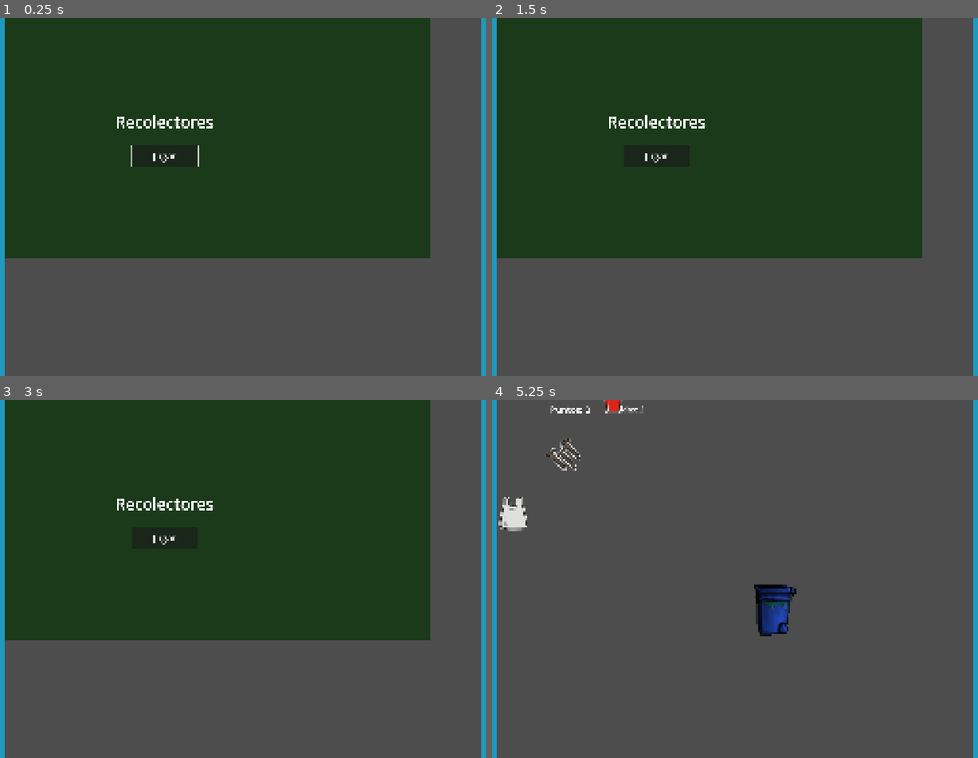
Above: before the commit, frames 1-4 (two rows, left to right).
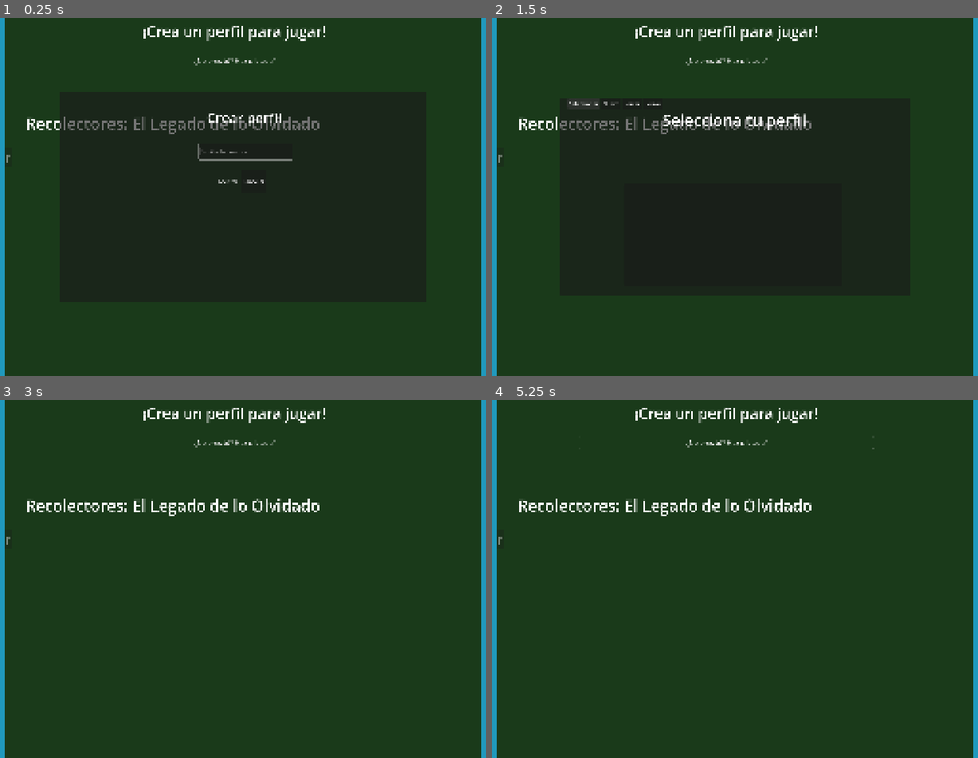
Above: after the commit, the same moments.

Repository: luisangelreyes/proyecto-firefly
Game: Godot game, scene res://scenes/menu/gabinete_arcade.tscn
Same seed, same stepped clock (60 frames per second), same inputs: the game is played once before the commit and once after it. The engine's default icon, where the game draws it, is replaced by a stand-in: a white triangle on a blue panel in a dark square.
Inputs (mouse positions are in pixels of both pictures, inside the frame that each line leads up to):
- Up to frame 1 (0.25 s): no input
- Up to frame 2 (1.5 s): click (725, 60) at 0.5 s, where only the run after the commit has a clickable "¿No eres tú? Haz clic aquí"; click (584, 103) at 1.25 s, where only the run after the commit has a clickable "Seleccionar"
- Up to frame 3 (3 s): click (140, 485) at 2 s, where only the run after the commit has a clickable "Borrar"; click (160, 485) at 2.75 s, where only the run after the commit has a clickable "Cerrar"
- Up to frame 4 (5.25 s): click (657, 539) at 3.5 s, where only the run before the commit has a clickable "Jugar"; tap Enter (reiniciar) at 4.25, 4.35 s; hold Right (mover_derecha) 4.28-5.03 s; hold Left (mover_izquierda) from 5.03 s (still down); tap Up (cambiar_tacho) at 5.1 s

The runs differ from the first frame. In frame 1, 42% of the frame differs, in the area x 0-100%, y 0-100%; in frame 2, 51%; in frame 3, 41%; in frame 4, 98%.

Commit message:
Añadir creacion de perfil (RF1) y crear nuevo juego,continuar (RF6-RF5)

Diff:
--- a/entities/basura/basura.gd
+++ b/entities/basura/basura.gd
@@ -30,8 +30,8 @@
 
 func _process(delta):
 	position.y += velocidad_caida * delta
-
-	if position.y > 800:
+	# Ahora la destruimos más abajo de 1080
+	if position.y > 1200:
 		queue_free()
 
 func configurar_textura():
--- a/entities/jugador/barbara.gd
+++ b/entities/jugador/barbara.gd
@@ -11,7 +11,7 @@
 var bote_activo = 0 # 0 = Orgánico (Verde), 1 = Inorgánico (Azul)
 
 # Límite de la pantalla para que no se salga (480px de ancho)
-var limite_pantalla_x = 960
+var limite_pantalla_x = 1440
 
 func _ready():
 	# Esta función se ejecuta una sola vez al nacer la escena.
--- a/project.godot
+++ b/project.godot
@@ -15,11 +15,20 @@
 config/features=PackedStringArray("4.6", "GL Compatibility")
 config/icon="res://assets/ui/icon.svg"
 
+[autoload]
+
+SesionGlobal="*uid://dx15cat8lmch7"
+
 [display]
 
 window/size/viewport_width=1920
 window/size/viewport_height=1080
 window/stretch/mode="canvas_items"
+
+[editor]
+
+version_control/plugin_name="GitPlugin"
+version_control/autoload_on_startup=true
 
 [input]
 
--- a/scenes/menu/gabinete_arcade.tscn
+++ b/scenes/menu/gabinete_arcade.tscn
@@ -1,6 +1,6 @@
 [gd_scene format=3 uid="uid://c0afqsllhtymw"]
 
-[ext_resource type="Script" uid="uid://jwqrla0gney0" path="res://scenes/menu/gabinete_arcade.gd" id="1_xo55o"]
+[ext_resource type="Script" uid="uid://jwqrla0gney0" path="res://scripts/gabinete_arcade.gd" id="1_xo55o"]
 [ext_resource type="PackedScene" uid="uid://c601praiasd6j" path="res://scenes/niveles/nivel.tscn" id="2_yvim4"]
 [ext_resource type="PackedScene" uid="uid://cw0k7ilht52a" path="res://scenes/menu/menu.tscn" id="3_djejt"]
 
--- a/scenes/menu/menu.gd
+++ /dev/null
@@ -1,21 +0,0 @@
-extends Control # (O el tipo de nodo que tengas como raíz del menú)
-
-func _ready():
-	# Conectamos la señal del botón en código (Esto se queda igual, ¡es muy buena práctica!)
-	$VBoxContainer/Button.pressed.connect(_on_boton_jugar_presionado)
-	$VBoxContainer/Button.grab_focus()
-func _on_boton_jugar_presionado():
-	# --- NUEVA LÓGICA DE CAMBIO DE ESCENA ---
-
-	# Escalamos el árbol de nodos para encontrar al Director:
-	# 1er get_parent() = El SubViewport (El televisor virtual)
-	# 2do get_parent() = El SubViewportContainer (El mueble del televisor)
-	# 3er get_parent() = El GabineteArcade (El dueño de todo)
-	var director_gabinete = get_parent().get_parent().get_parent()
-
-	# Programación defensiva: Verificamos que realmente hayamos encontrado al gabinete
-	# y que tenga la función que necesitamos antes de llamarla.
-	if director_gabinete.has_method("iniciar_juego"):
-		director_gabinete.iniciar_juego()
-	else:
-		print("Error: No se pudo encontrar al GabineteArcade para iniciar el juego.")
--- a/scenes/menu/menu.tscn
+++ b/scenes/menu/menu.tscn
@@ -1,57 +1,189 @@
 [gd_scene format=3 uid="uid://cw0k7ilht52a"]
 
-[ext_resource type="Script" uid="uid://bwaggakiu61tq" path="res://scenes/menu/menu.gd" id="1_lti8b"]
+[ext_resource type="Script" uid="uid://bwaggakiu61tq" path="res://scripts/menu.gd" id="1_lti8b"]
+
+[sub_resource type="FontVariation" id="FontVariation_klgdb"]
 
 [node name="Menu" type="Control" unique_id=14681704]
 layout_mode = 3
-anchors_preset = 0
-offset_left = 210.0
-offset_top = 341.0
-offset_right = 270.0
-offset_bottom = 381.0
+anchors_preset = 15
+anchor_right = 1.0
+anchor_bottom = 1.0
+grow_horizontal = 2
+grow_vertical = 2
 script = ExtResource("1_lti8b")
 
 [node name="ColorRect" type="ColorRect" parent="." unique_id=623834596]
+layout_mode = 1
+anchors_preset = -1
+anchor_left = -3.45
+anchor_top = -8.5
+anchor_right = 28.692001
+anchor_bottom = 18.387001
+offset_left = 6.0
+offset_top = -13.0
+offset_right = 5.9804688
+offset_bottom = -12.980469
+grow_horizontal = 2
+grow_vertical = 2
+color = Color(0.101960786, 0.22745098, 0.101960786, 1)
+
+[node name="Label" type="Label" parent="." unique_id=1102679148]
+layout_mode = 0
+offset_left = 65.0
+offset_top = 285.0
+offset_right = 953.0
+offset_bottom = 352.0
+theme_override_font_sizes/font_size = 48
+text = "Recolectores: El Legado de lo Olvidado"
+vertical_alignment = 3
+
+[node name="BotonJugar" type="Button" parent="." unique_id=2048951022]
 layout_mode = 1
 anchors_preset = 8
 anchor_left = 0.5
 anchor_top = 0.5
 anchor_right = 0.5
 anchor_bottom = 0.5
-offset_left = -242.5
-offset_top = -360.5
-offset_right = 1043.0
-offset_bottom = 363.0
+offset_left = -791.0
+offset_top = -147.0
+offset_right = -695.0
+offset_bottom = -89.99884
 grow_horizontal = 2
 grow_vertical = 2
-color = Color(0.101960786, 0.22745098, 0.101960786, 1)
+theme_override_font_sizes/font_size = 35
+text = "Jugar"
 
-[node name="VBoxContainer" type="VBoxContainer" parent="." unique_id=872113476]
+[node name="CajaBienvenida" type="VBoxContainer" parent="." unique_id=872113476]
 layout_mode = 1
-anchors_preset = -1
-anchor_left = 0.81666666
-anchor_top = -6.1375
-anchor_right = 8.333333
-anchor_bottom = 7.2875
-offset_left = -148.0
-offset_top = -83.5
-offset_right = 148.0
-offset_bottom = 83.5
+anchors_preset = 8
+anchor_left = 0.5
+anchor_top = 0.5
+anchor_right = 0.5
+anchor_bottom = 0.5
+offset_left = -470.0
+offset_top = -635.0
+offset_right = 418.0
+offset_bottom = -289.0
 grow_horizontal = 2
 grow_vertical = 2
 theme_override_constants/separation = 40
 alignment = 1
-metadata/_edit_use_anchors_ = true
 
-[node name="Label" type="Label" parent="VBoxContainer" unique_id=1102679148]
+[node name="TextoNombre" type="Label" parent="CajaBienvenida" unique_id=276903915]
 layout_mode = 2
-theme_override_font_sizes/font_size = 48
-text = "Recolectores"
+theme_override_fonts/font = SubResource("FontVariation_klgdb")
+theme_override_font_sizes/font_size = 45
+text = "¡ Bienvenido, Jugador!"
 horizontal_alignment = 1
 
-[node name="Button" type="Button" parent="VBoxContainer" unique_id=132114443]
-custom_minimum_size = Vector2(200, 60)
+[node name="BotonCambiar" type="Button" parent="CajaBienvenida" unique_id=556695261]
 layout_mode = 2
-size_flags_horizontal = 4
-theme_override_font_sizes/font_size = 28
-text = "Jugar"
+theme_override_font_sizes/font_size = 20
+text = "¿No eres tú? Haz clic aquí"
+flat = true
+
+[node name="VentanaPerfiles" type="Panel" parent="." unique_id=239884790]
+visible = false
+layout_mode = 1
+anchors_preset = 8
+anchor_left = 0.5
+anchor_top = 0.5
+anchor_right = 0.5
+anchor_bottom = 0.5
+offset_left = -528.5
+offset_top = -297.0
+offset_right = 528.5
+offset_bottom = 297.0
+grow_horizontal = 2
+grow_vertical = 2
+
+[node name="Titulo" type="Label" parent="VentanaPerfiles" unique_id=1710653568]
+layout_mode = 0
+offset_left = 310.0
+offset_top = 32.0
+offset_right = 742.0
+offset_bottom = 97.0
+theme_override_font_sizes/font_size = 47
+text = "Selecciona tu perfil"
+horizontal_alignment = 1
+
+[node name="ListaPerfiles" type="ItemList" parent="VentanaPerfiles" unique_id=1890280634]
+layout_mode = 0
+offset_left = 191.5
+offset_top = 259.0
+offset_right = 849.5
+offset_bottom = 565.0
+
+[node name="CajaBotones" type="HBoxContainer" parent="VentanaPerfiles" unique_id=359723658]
+layout_mode = 0
+offset_left = 24.0
+offset_right = 327.0
+offset_bottom = 31.0
+
+[node name="BotonSeleccionar" type="Button" parent="VentanaPerfiles/CajaBotones" unique_id=375787620]
+layout_mode = 2
+text = "Seleccionar"
+
+[node name="BotonNuevo" type="Button" parent="VentanaPerfiles/CajaBotones" unique_id=856684522]
+layout_mode = 2
+text = "Nuevo"
+
+[node name="BotonBorrar" type="Button" parent="VentanaPerfiles/CajaBotones" unique_id=1913930430]
+layout_mode = 2
+text = "Borrar"
+
+[node name="BotonCerrar" type="Button" parent="VentanaPerfiles/CajaBotones" unique_id=1215941046]
+layout_mode = 2
+text = "Cerrar"
+
+[node name="VentanaNuevo" type="Panel" parent="." unique_id=256666432]
+visible = false
+layout_mode = 1
+anchors_preset = 8
+anchor_left = 0.5
+anchor_top = 0.5
+anchor_right = 0.5
+anchor_bottom = 0.5
+offset_left = -551.5
+offset_top = -316.5
+offset_right = 551.5
+offset_bottom = 316.5
+grow_horizontal = 2
+grow_vertical = 2
+
+[node name="Titulo" type="Label" parent="VentanaNuevo" unique_id=1923516526]
+layout_mode = 0
+offset_left = 443.0
+offset_top = 49.0
+offset_right = 667.0
+offset_bottom = 106.0
+theme_override_font_sizes/font_size = 41
+text = "Crear perfil"
+horizontal_alignment = 1
+
+[node name="EntradaNombre" type="LineEdit" parent="VentanaNuevo" unique_id=792161574]
+layout_mode = 0
+offset_left = 418.0
+offset_top = 156.0
+offset_right = 699.0
+offset_bottom = 202.0
+placeholder_text = "Escribe tu nombre:"
+
+[node name="CajaBotones" type="HBoxContainer" parent="VentanaNuevo" unique_id=1964655178]
+layout_mode = 0
+offset_left = 337.0
+offset_top = 238.0
+offset_right = 757.0
+offset_bottom = 302.0
+alignment = 1
+
+[node name="BotonAceptar" type="Button" parent="VentanaNuevo/CajaBotones" unique_id=199225387]
+layout_mode = 2
+text = "Aceptar"
+flat = true
+
+[node name="BotonCancelar" type="Button" parent="VentanaNuevo/CajaBotones" unique_id=1267034720]
+layout_mode = 2
+text = "Cancelar"
+alignment = 2
--- a/scenes/niveles/nivel.gd
+++ /dev/null
@@ -1,74 +0,0 @@
-extends Node2D
-
-var lista_canciones = [
-	preload("res://assets/audio/music/musica_1.ogg"), # Asegúrate de que estos nombres coincidan con los tuyos
-	preload("res://assets/audio/music/musica_2.ogg"),
-	preload("res://assets/audio/music/musica_3.ogg"),
-	preload("res://assets/audio/music/musica_4.ogg"),
-	preload("res://assets/audio/music/musica_5.ogg"),
-	preload("res://assets/audio/music/musica_6.ogg"),
-	preload("res://assets/audio/music/musica_C.ogg")
-]
-
-var escena_basura = preload("res://entities/basura/basura.tscn")
-var tiempo_normal = 0.5
-func _ready():
-	$MusicaFondo.pitch_scale = 1.0
-	if lista_canciones.size() > 0:
-		var indice_aleatorio = randi() % lista_canciones.size()
-		$MusicaFondo.stream = lista_canciones[indice_aleatorio]
-		$MusicaFondo.play()
-
-func _on_timer_timeout():
-	$Timer.wait_time = tiempo_normal
-	var probabilidad = randi() % 100
-
-	# Cambié a < 25 para que los patrones salgan con más frecuencia,
-	# pero puedes dejarlo en 5 si quieres que sean muy raros.
-	if probabilidad < 25:
-		lanzar_patron_aleatorio()
-	else:
-		lanzar_basura_normal()
-
-func lanzar_basura_normal():
-	if not has_node("Barbara"):
-		return
-
-	var posicion_eli = $Barbara.position.x
-	var nuevo_x = posicion_eli + randf_range(-300, 300)
-	nuevo_x = clamp(nuevo_x, 50, 910)
-
-	var basura = escena_basura.instantiate()
-	basura.position = Vector2(nuevo_x, -50)
-	add_child(basura)
-
-	# --- NUEVO: ASIGNAR TIPO Y TEXTURA ---
-	basura.tipo_basura = randi() % 2 # Elige 0 o 1 al azar
-	basura.configurar_textura()      # Llama a la función que hicimos en basura.gd
-
-func lanzar_patron_aleatorio():
-	patron_diagonal()
-	$Timer.wait_time = tiempo_normal + 1.5
-	$Timer.start()
-
-func patron_diagonal():
-	var cantidad = 5
-	var tipo_elegido = randi() % 2
-	var x_inicial = randf_range(50, 150)
-
-	for i in range(cantidad):
-		var basura = escena_basura.instantiate()
-		var pos_x = x_inicial + (i * 150)
-		var pos_y = -50 - (i * 180)
-
-		basura.position = Vector2(pos_x, pos_y)
-		add_child(basura)
-
-		# --- ACTUALIZADO: YA NO USAMOS MODULATE (COLORES) ---
-		basura.tipo_basura = tipo_elegido
-		basura.configurar_textura() # Cada pieza de la escalera se disfraza solita
-
-func _process(delta):
-	if $TextoGameOver.visible == true:
-		if Input.is_action_just_pressed("reiniciar"):
-			get_tree().reload_current_scene()
--- a/scenes/niveles/nivel.tscn
+++ b/scenes/niveles/nivel.tscn
@@ -1,6 +1,6 @@
 [gd_scene format=3 uid="uid://c601praiasd6j"]
 
-[ext_resource type="Script" uid="uid://wp574wsyfugx" path="res://scenes/niveles/nivel.gd" id="1_h06de"]
+[ext_resource type="Script" uid="uid://wp574wsyfugx" path="res://scripts/nivel.gd" id="1_h06de"]
 [ext_resource type="PackedScene" uid="uid://be7pb25waefas" path="res://entities/jugador/barbara.tscn" id="2_7gdj4"]
 [ext_resource type="AudioStream" uid="uid://di2lftqfx86fe" path="res://assets/audio/sfx/GameOver.ogg" id="3_7gdj4"]
 
@@ -8,7 +8,7 @@
 script = ExtResource("1_h06de")
 
 [node name="Barbara" parent="." unique_id=1800587545 instance=ExtResource("2_7gdj4")]
-position = Vector2(1000, 650)
+position = Vector2(993, 950)
 
 [node name="Timer" type="Timer" parent="." unique_id=449807207]
 wait_time = 0.5
@@ -32,10 +32,10 @@
 
 [node name="TextoGameOver" type="Label" parent="." unique_id=1589723103]
 visible = false
-offset_left = 180.0
-offset_top = 247.0
-offset_right = 767.0
-offset_bottom = 391.0
+offset_left = 428.0
+offset_top = 417.0
+offset_right = 1015.0
+offset_bottom = 561.0
 theme_override_font_sizes/font_size = 20
 text = "¡JUEGO TERMINADO!
 
--- /dev/null
+++ b/scripts/menu.gd
@@ -0,0 +1,142 @@
+extends Control
+
+# --- Referencias a los nodos ---
+@onready var boton_jugar = $BotonJugar
+@onready var texto_nombre = $CajaBienvenida/TextoNombre
+@onready var boton_cambiar = $CajaBienvenida/BotonCambiar
+
+@onready var ventana_perfiles = $VentanaPerfiles
+@onready var lista_perfiles = $VentanaPerfiles/ListaPerfiles
+
+@onready var ventana_nuevo = $VentanaNuevo
+@onready var entrada_nombre = $VentanaNuevo/EntradaNombre
+
+var nombre_seleccionado_temporal = ""
+
+func _ready():
+	# Conectar botones principales
+	boton_jugar.pressed.connect(_on_boton_jugar)
+	boton_cambiar.pressed.connect(abrir_ventana_perfiles)
+
+	# Conectar botones de Ventana Perfiles
+	$VentanaPerfiles/CajaBotones/BotonSeleccionar.pressed.connect(_on_seleccionar_perfil)
+	$VentanaPerfiles/CajaBotones/BotonNuevo.pressed.connect(abrir_ventana_nuevo)
+	$VentanaPerfiles/CajaBotones/BotonCerrar.pressed.connect(cerrar_ventanas)
+	$VentanaPerfiles/CajaBotones/BotonBorrar.pressed.connect(_on_borrar_perfil)
+
+
+	# Conectar botones de Ventana Nuevo (RF-01)
+	$VentanaNuevo/CajaBotones/BotonAceptar.pressed.connect(_on_crear_nuevo_perfil)
+	$VentanaNuevo/CajaBotones/BotonCancelar.pressed.connect(abrir_ventana_perfiles)
+
+	# Ocultar ventanas flotantes al arrancar
+	cerrar_ventanas()
+
+	# Arranque PopCap: Verificamos si hay perfiles
+	inicializar_sistema()
+
+# --- Lógica de Arranque (RF-05) ---
+func inicializar_sistema():
+	var perfiles = SesionGlobal.cargar_todos_los_perfiles()
+
+	if perfiles.is_empty():
+		# Si no hay nadie, forzamos a crear el primer perfil
+		texto_nombre.text = "¡Crea un perfil para jugar!"
+		boton_jugar.disabled = true
+		abrir_ventana_nuevo()
+	else:
+		# Si hay perfiles, tomamos el último usado (o el primero de la lista)
+		var ultimo_perfil = perfiles.keys()[0]
+		SesionGlobal.cargar_partida(ultimo_perfil)
+		actualizar_bienvenida()
+
+func actualizar_bienvenida():
+	texto_nombre.text = "¡Bienvenido de nuevo, " + SesionGlobal.perfil_actual + "!"
+	boton_jugar.disabled = false
+	boton_jugar.grab_focus()
+
+# --- Gestión de Ventanas Flotantes ---
+func abrir_ventana_perfiles():
+	ventana_nuevo.hide()
+	ventana_perfiles.show()
+
+	# Limpiamos la lista y cargamos los nombres del JSON (RF-02)
+	lista_perfiles.clear()
+	var perfiles = SesionGlobal.cargar_todos_los_perfiles()
+
+	for nombre in perfiles.keys():
+		lista_perfiles.add_item(nombre)
+
+func abrir_ventana_nuevo():
+	ventana_perfiles.hide()
+	ventana_nuevo.show()
+	entrada_nombre.text = ""
+	entrada_nombre.grab_focus()
+
+func cerrar_ventanas():
+	ventana_perfiles.hide()
+	ventana_nuevo.hide()
+
+# --- Acciones de Botones ---
+func _on_crear_nuevo_perfil():
+	var nuevo_nombre = entrada_nombre.text.strip_edges()
+
+	if nuevo_nombre != "":
+		# RF-01: Creamos el perfil y lo cargamos
+		SesionGlobal.iniciar_nueva_partida(nuevo_nombre)
+		cerrar_ventanas()
+		actualizar_bienvenida()
+func _on_borrar_perfil():
+	print("--- INICIANDO PROTOCOLO DE BORRADO ---")
+
+	# Sospechoso 1: ¿Seleccionaste un nombre?
+	var items_seleccionados = lista_perfiles.get_selected_items()
+	print("Items seleccionados: ", items_seleccionados.size())
+
+	if items_seleccionados.size() > 0:
+		var indice = items_seleccionados[0]
+		var nombre_a_borrar = lista_perfiles.get_item_text(indice)
+		print("Intentando borrar el perfil: ", nombre_a_borrar)
+
+		var perfiles = SesionGlobal.cargar_todos_los_perfiles()
+
+		# Sospechoso 2: ¿Existe en el diccionario?
+		if perfiles.has(nombre_a_borrar):
+			perfiles.erase(nombre_a_borrar)
+			print("Perfil eliminado de la memoria. Guardando JSON...")
+
+			var archivo = FileAccess.open(SesionGlobal.ruta_guardado, FileAccess.WRITE)
+			archivo.store_string(JSON.stringify(perfiles, "\t"))
+			archivo.close()
+
+			print("¡JSON sobrescrito con éxito!")
+
+			# Refrescamos la UI
+			abrir_ventana_perfiles()
+
+			if perfiles.is_empty():
+				print("Ya no quedan perfiles. Reiniciando menú...")
+				cerrar_ventanas()
+				inicializar_sistema()
+		else:
+			print("ERROR: El nombre está en la lista visual, pero no en el archivo JSON.")
+	else:
+		print("AVISO: Hiciste clic en Borrar, pero no habías seleccionado a nadie en la lista.")
+
+func _on_seleccionar_perfil():
+	var items_seleccionados = lista_perfiles.get_selected_items()
+
+	if items_seleccionados.size() > 0:
+		# Obtenemos el texto del item que el jugador seleccionó en la lista
+		var indice = items_seleccionados[0]
+		var nombre = lista_perfiles.get_item_text(indice)
+
+		# RF-02: Cargamos la partida
+		SesionGlobal.cargar_partida(nombre)
+		cerrar_ventanas()
+		actualizar_bienvenida()
+
+func _on_boton_jugar():
+	var director_gabinete = get_parent().get_parent().get_parent()
+	if director_gabinete.has_method("iniciar_juego"):
+		director_gabinete.iniciar_juego()
--- /dev/null
+++ b/scripts/nivel.gd
@@ -0,0 +1,77 @@
+extends Node2D
+
+var lista_canciones = [
+	preload("res://assets/audio/music/musica_1.ogg"), # Asegúrate de que estos nombres coincidan con los tuyos
+	preload("res://assets/audio/music/musica_2.ogg"),
+	preload("res://assets/audio/music/musica_3.ogg"),
+	preload("res://assets/audio/music/musica_4.ogg"),
+	preload("res://assets/audio/music/musica_5.ogg"),
+	preload("res://assets/audio/music/musica_6.ogg"),
+	preload("res://assets/audio/music/musica_C.ogg")
+]
+
+var escena_basura = preload("res://entities/basura/basura.tscn")
+var tiempo_normal = 0.5
+func _ready():
+	$MusicaFondo.pitch_scale = 1.0
+	if lista_canciones.size() > 0:
+		var indice_aleatorio = randi() % lista_canciones.size()
+		$MusicaFondo.stream = lista_canciones[indice_aleatorio]
+		$MusicaFondo.play()
+
+func _on_timer_timeout():
+	$Timer.wait_time = tiempo_normal
+	var probabilidad = randi() % 100
+
+	# Cambié a < 25 para que los patrones salgan con más frecuencia,
+	# pero puedes dejarlo en 5 si quieres que sean muy raros.
+	if probabilidad < 25:
+		lanzar_patron_aleatorio()
+	else:
+		lanzar_basura_normal()
+
+func lanzar_basura_normal():
+	if not has_node("Barbara"):
+		return
+
+	var posicion_eli = $Barbara.position.x
+	var nuevo_x = posicion_eli + randf_range(-400, 400) # Rango un poco más amplio
+	nuevo_x = clamp(nuevo_x, 50, 1390)
+
+	var basura = escena_basura.instantiate()
+	basura.position = Vector2(nuevo_x, -50)
+	add_child(basura)
+
+	# --- NUEVO: ASIGNAR TIPO Y TEXTURA ---
+	basura.tipo_basura = randi() % 2 # Elige 0 o 1 al azar
+	basura.configurar_textura()      # Llama a la función que hicimos en basura.gd
+
+func lanzar_patron_aleatorio():
+	patron_diagonal()
+	$Timer.wait_time = tiempo_normal + 1.5
+	$Timer.start()
+
+func patron_diagonal():
+	var cantidad = 5
+	var tipo_elegido = randi() % 2
+
+	# La pantalla ahora mide 1440, podemos empezar la escalera más a la derecha
+	var x_inicial = randf_range(100, 400)
+
+	for i in range(cantidad):
+		var basura = escena_basura.instantiate()
+
+		# Separamos un poco más los residuos para que cubran más pantalla
+		var pos_x = x_inicial + (i * 200)
+		var pos_y = -50 - (i * 220)
+
+		basura.position = Vector2(pos_x, pos_y)
+		add_child(basura)
+
+		basura.tipo_basura = tipo_elegido
+		basura.configurar_textura()
+
+func _process(delta):
+	if $TextoGameOver.visible == true:
+		if Input.is_action_just_pressed("reiniciar"):
+			get_tree().reload_current_scene()
--- /dev/null
+++ b/scripts/sesion_global.gd
@@ -0,0 +1,70 @@
+extends Node
+
+# Variables de Sesión Actual
+var perfil_actual = "Invitado"
+var puntaje = 0
+var vidas = 3
+var combo = 1
+var nivel_actual = 1
+
+# Ruta segura para guardar datos localmente
+var ruta_guardado = "user://perfiles_recolectores.json"
+
+# --- RF-01 y RF-06: Crear nueva partida y guardar perfil ---
+func iniciar_nueva_partida(nombre_jugador: String):
+	perfil_actual = nombre_jugador
+	puntaje = 0
+	vidas = 3
+	combo = 1
+	nivel_actual = 1
+
+	# Guardamos inmediatamente para que el perfil exista
+	guardar_progreso()
+
+# --- Funciones Internas de Archivos JSON ---
+func guardar_progreso():
+	# 1. Cargamos lo que ya existe para no borrar otros perfiles
+	var datos_perfiles = cargar_todos_los_perfiles()
+
+	# 2. Actualizamos o creamos el perfil actual
+	datos_perfiles[perfil_actual] = {
+		"puntaje": puntaje,
+		"vidas": vidas,
+		"combo": combo,
+		"nivel_actual": nivel_actual
+	}
+
+	# 3. Guardamos el diccionario completo en el JSON
+	var archivo = FileAccess.open(ruta_guardado, FileAccess.WRITE)
+	if archivo:
+		archivo.store_string(JSON.stringify(datos_perfiles, "\t"))
+		archivo.close()
+
+func cargar_todos_los_perfiles() -> Dictionary:
+	# Si no hay archivo, devolvemos un diccionario vacío
+	if not FileAccess.file_exists(ruta_guardado):
+		return {}
+
+	var archivo = FileAccess.open(ruta_guardado, FileAccess.READ)
+	var contenido = archivo.get_as_text()
+	archivo.close()
+
+	var json = JSON.new()
+	var error = json.parse(contenido)
+
+	if error == OK and typeof(json.data) == TYPE_DICTIONARY:
+		return json.data
+	return {}
+
+func cargar_partida(nombre_jugador: String) -> bool:
+	var datos = cargar_todos_los_perfiles()
+
+	if datos.has(nombre_jugador):
+		perfil_actual = nombre_jugador
+		puntaje = datos[nombre_jugador].get("puntaje", 0)
+		vidas = datos[nombre_jugador].get("vidas", 3)
+		combo = datos[nombre_jugador].get("combo", 1)
+		nivel_actual = datos[nombre_jugador].get("nivel_actual", 1)
+		return true
+
+	return false
Not shown, added: addons/godot-git-plugin/git_plugin.gdextension.uid
Renamed: scenes/menu/gabinete_arcade.gd -> scripts/gabinete_arcade.gd
Renamed: scenes/menu/gabinete_arcade.gd.uid -> scripts/gabinete_arcade.gd.uid
Renamed: scenes/menu/menu.gd.uid -> scripts/menu.gd.uid
Renamed: scenes/niveles/nivel.gd.uid -> scripts/nivel.gd.uid
Not shown, added: scripts/sesion_global.gd.uid
Not shown, added: Recolectores.console.exe
Not shown, added: addons/godot-git-plugin/THIRDPARTY.md
Not shown, added: addons/godot-git-plugin/git_plugin.gdextension
Not shown, added: addons/godot-git-plugin/linux/libgit_plugin.linux.editor.x86_64.so
Not shown, added: addons/godot-git-plugin/macos/libgit_plugin.macos.editor.universal.dylib
Not shown, added: addons/godot-git-plugin/windows/libgit_plugin.windows.editor.x86_64.dll
(and 1 more such lines)
